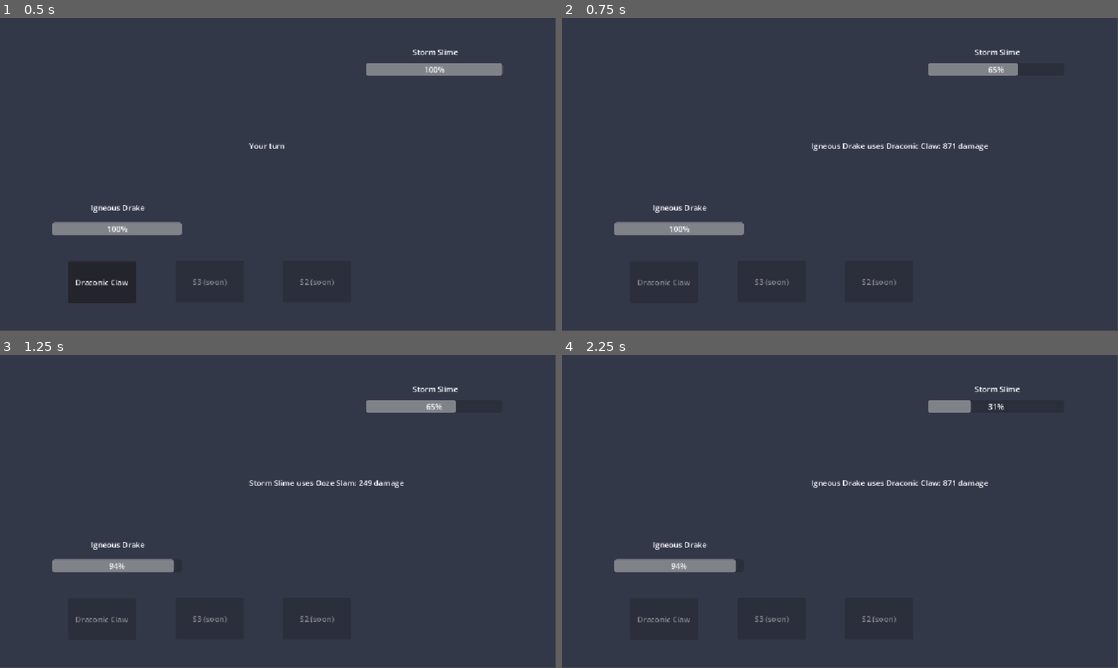
Above: before the commit, frames 1-4 (two rows, left to right).
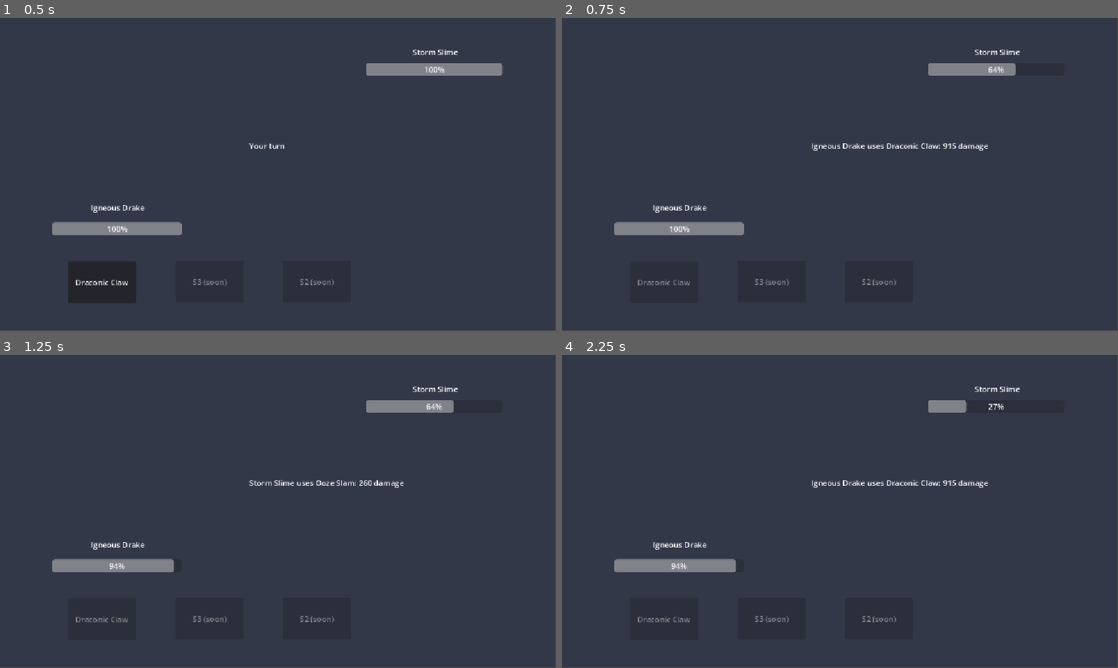
Above: after the commit, the same moments.

Repository: Akharyuu/monster-rpg
Game: Godot game, scene res://scenes/battle/battle_screen.tscn
Two runs of this game, one before a commit and one after it. Both use one fixed random seed, a clock stepped at 60 frames per second and the inputs below.
Inputs:
- Up to frame 1 (0.5 s): no input
- Up to frame 2 (0.75 s): click "Draconic Claw" at 0.5 s
- Up to frame 3 (1.25 s): no input
- Up to frame 4 (2.25 s): click "Draconic Claw" at 2 s

Frame 1 is identical in both runs. In frame 2, less than 0.1% of the frame differs, in the area x 68-82%, y 14-42%; in frame 3, less than 0.1%; in frame 4, less than 0.1%, in the area x 68-79%, y 14-42%.

Commit message:
Use calibrated nonlinear defense curve

Diff:
--- a/godot/scripts/models/damage_skill.gd
+++ b/godot/scripts/models/damage_skill.gd
@@ -70,9 +70,26 @@
             1.0 - defense_ignore_ratio
         )
 
+        # Calibrated against the current level-50 roster.
+        # The reference scales with monster level so DEF remains
+        # relevant at low levels instead of collapsing toward zero.
+        var defense_reference: float = (
+            744.0 * defender.stat_scale
+        )
+
+        if defense_reference <= 0.0:
+            defense_reference = 744.0
+
         damage_reduction = (
-            1000.0
-            / (1000.0 + effective_defense)
+            1.0
+            / (
+                1.0
+                + pow(
+                    effective_defense
+                    / defense_reference,
+                    1.5
+                )
+            )
         )
 
     var attribute_modifier: float = (
